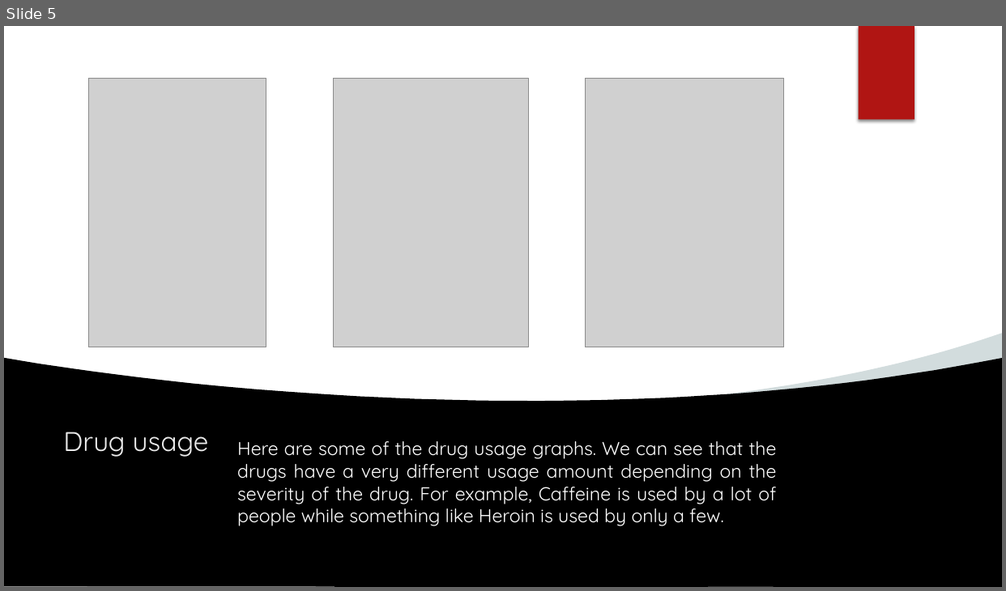
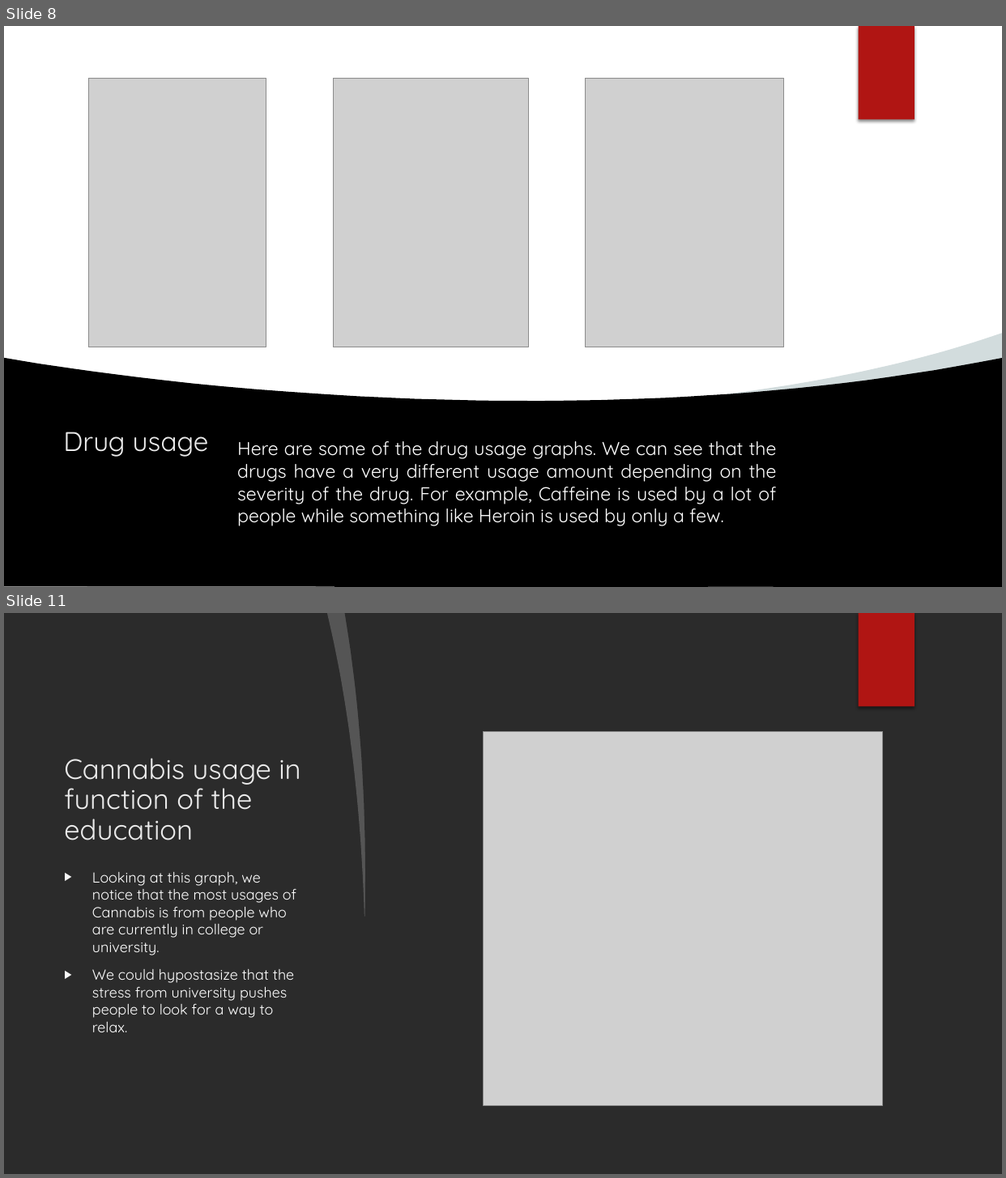
Before and after one commit to FearlessClock/PythonDataAnalyste, a slide deck: Drug consuption Pieter Algera.pptx. Shown one above the other, each under a label of ours: slide 5 before the commit, slides 8 and 11 after it; the slides between them are not shown. The pictures are 1006x591 and 1006x1178 pixels, drawn with LibreOffice and Linux fonts; fonts in the diff are those of the drawing; grey boxes stand for pictures; background and template pictures are left out; a plain dark background stands for a picture behind light text. Boxes give left, top, right and bottom in pixels: in the first picture for what was removed or moved away, otherwise in the second. Text is boxed around its words. In the diff, an @@ line names an element or a change of style, - is before the commit and + after.

```diff
--- a/Drug consuption Pieter Algera.pptx
+++ b/Drug consuption Pieter Algera.pptx
@@ slide 11 added at bbox=[4, 613, 1002, 1174], background picture (left out) @@
@@ freeform shape added at bbox=[327, 613, 373, 917], fill #FFFFFF at 20% opacity @@
@@ freeform shape added at bbox=[345, 613, 1002, 1174], fill #FFFFFF @@
@@ rectangle added at bbox=[859, 613, 914, 707], fill #B01513 @@
@@ picture added at bbox=[484, 731, 883, 1105] @@
@@ title added at bbox=[64, 758, 300, 841], 27 pt, text #EBEBEB @@
+Cannabis usage in function of the education
@@ ellipse added at bbox=[709, 750, 939, 981], fill gradient #F3F3F3 @@
@@ text added at bbox=[92, 872, 296, 1033], 14 pt, text #FFFFFF @@
+▶ Looking at this graph, we notice that the most usages of Cannabis is from people who are currently in college or university.
+▶ We could hypostasize that the stress from university pushes people to look for a way to relax.
@@ what was slide 5 is now slide 8 @@
```
Also in this commit, not shown: 3 slides changed, 11 other slides added, 1 other file.
